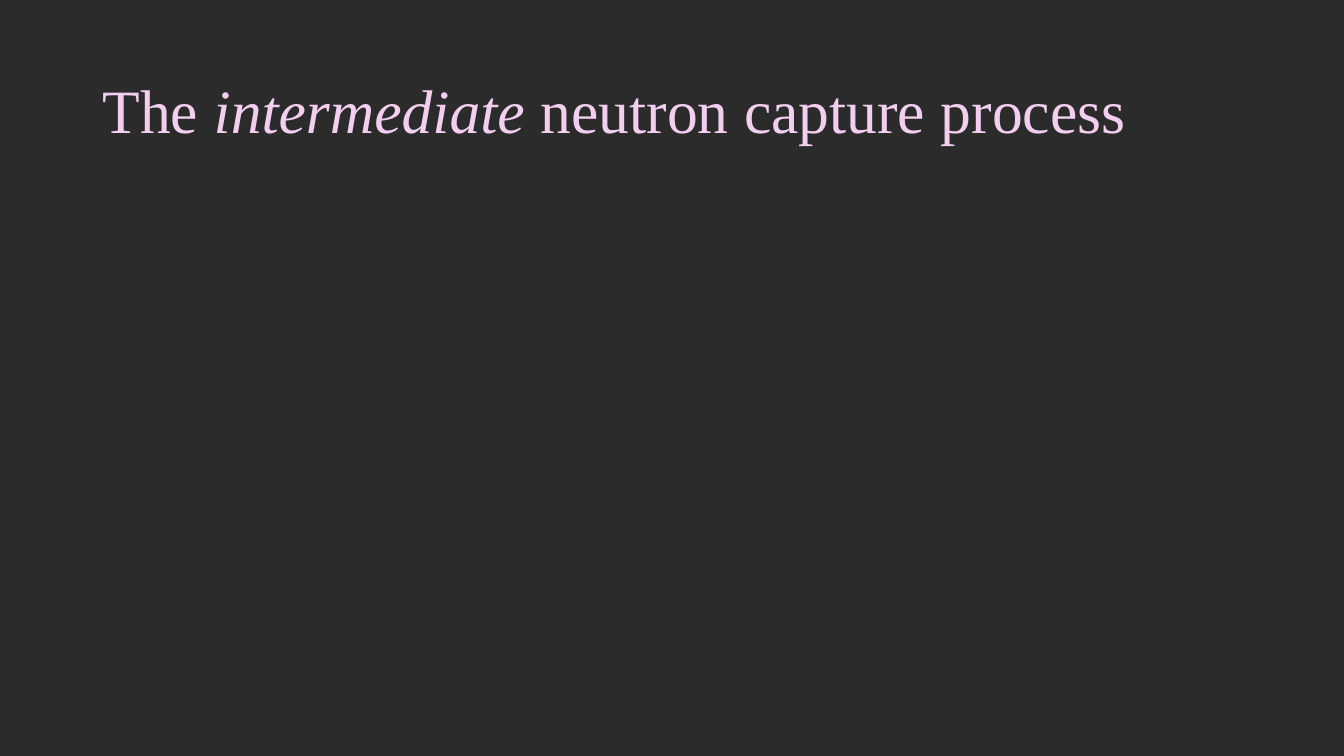
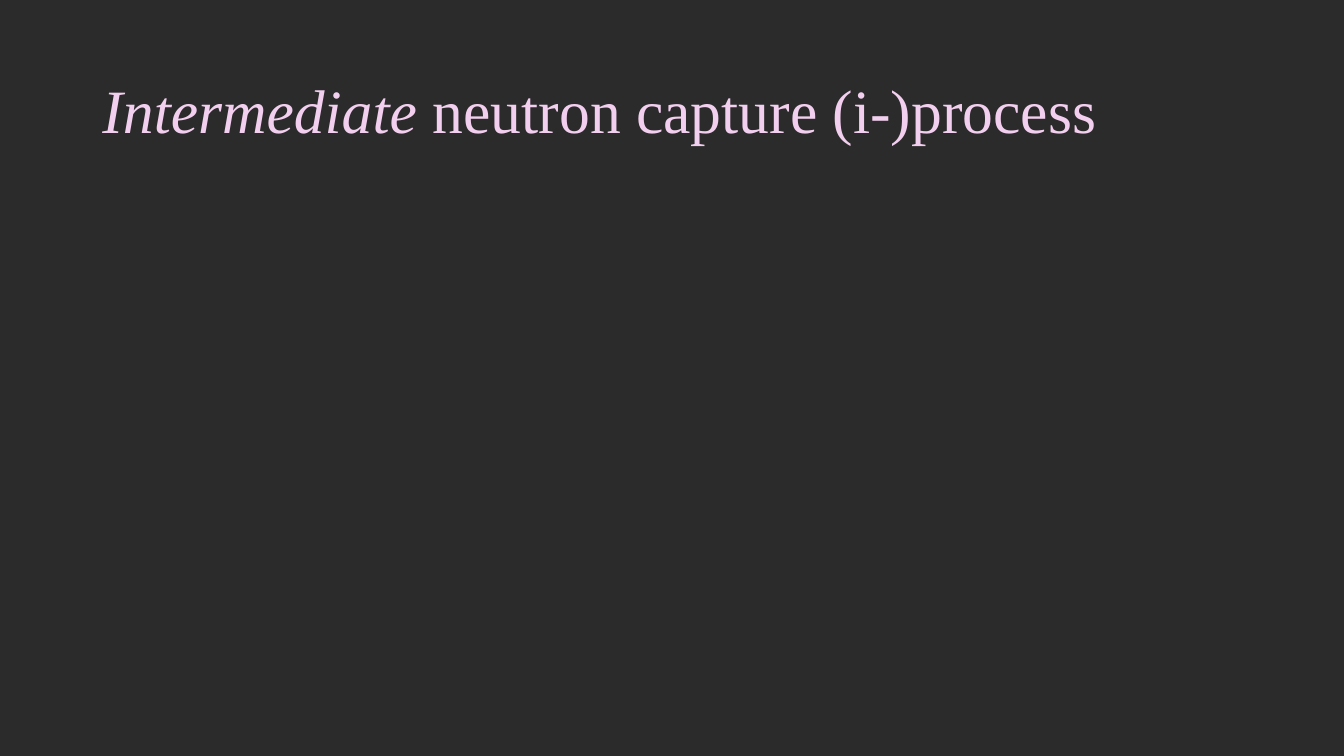
Before and after one commit to giulia-cinquegrana/bridgce2026-stellar-nucleosynthesis, a slide deck: slide 11 of Lectures/all_slides.pptx (slide 10 before the commit). Drawn at 1344x756 pixels with LibreOffice and Linux fonts; fonts in the diff are those of the drawing; background and template pictures are left out; a plain dark background stands for a picture behind light text. Boxes give left, top, right and bottom in pixels: in the first picture for what was removed or moved away, otherwise in the second. Text is boxed around its words. In the diff, an @@ line names an element or a change of style, - is before the commit and + after.

```diff
--- a/Lectures/all_slides.pptx
+++ b/Lectures/all_slides.pptx
@@ title at <box>102,90,1096,144</box>: text changed @@
-The intermediate neutron capture process
+Intermediate neutron capture (i-)process
```
Also in this commit, not shown: 11 other slides changed, 1 slide added, 2 other files.
